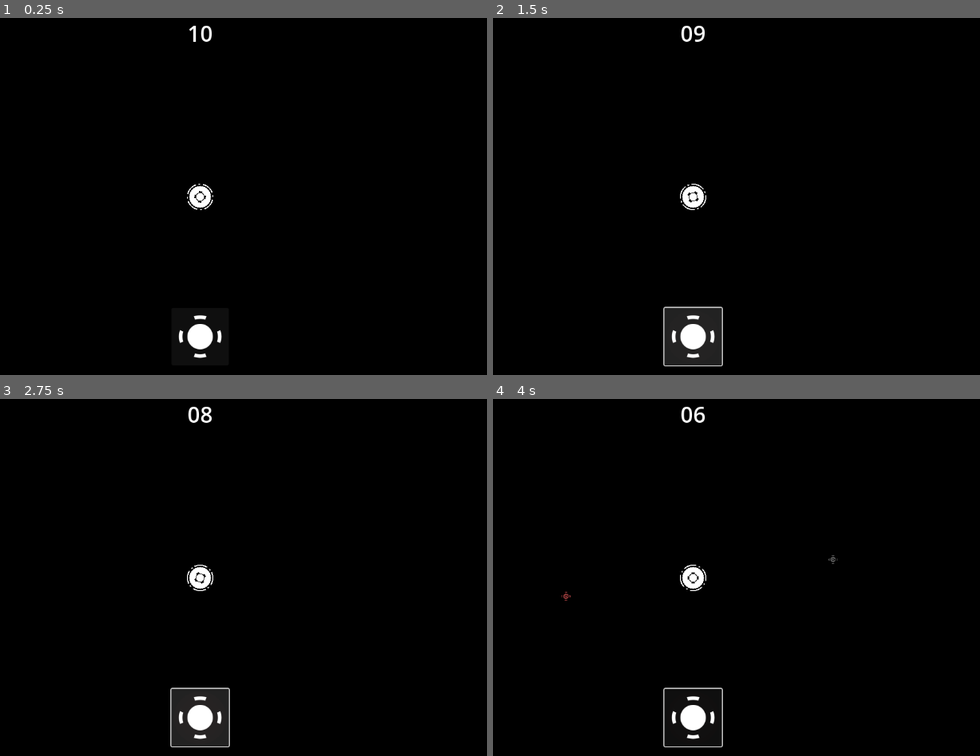
Above: before the commit, frames 1-4 (two rows, left to right).
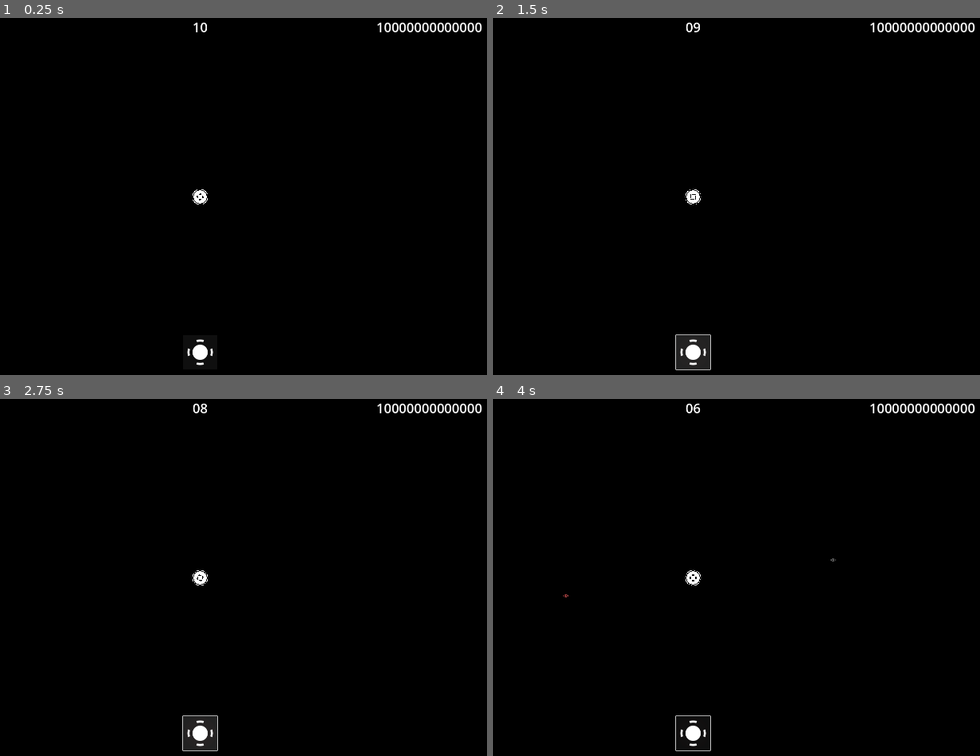
Above: after the commit, the same moments.

Repository: Van-Fim/r-game
Game: Godot game, scene res://Scenes/scene.tscn
Two runs of this game, one before a commit and one after it. Both use one fixed random seed, a clock stepped at 60 frames per second and the inputs below.
Inputs (mouse positions are in pixels of both pictures, inside the frame that each line leads up to; where the layout moved, square brackets give the same spot in the first picture):
- Up to frame 1 (0.25 s): no input
- Up to frame 2 (1.5 s): click (692, 353) [692, 335] at 0.5 s; click (692, 353) [692, 335] at 1.25 s
- Up to frame 3 (2.75 s): click (199, 734) [199, 716] at 2 s
- Up to frame 4 (4 s): tap Enter at 2.75 s; move the mouse to (833, 559) at 2.77 s; click (833, 559) at 2.92 s; tap Space at 3.5 s; move the mouse to (566, 595) at 3.52 s; click (566, 595) at 3.67 s

The runs differ from the first frame. In frame 1, 1.2% of the frame differs, in the area x 36-100%, y 1-98%; in frame 2, 2.5%; in frame 3, 2.5%, in the area x 34-100%, y 1-99%; in frame 4, 1.5%.

Commit message:
стрельба и исправления

Diff:
--- a/Objects/Projectiles/projectile01.tscn
+++ b/Objects/Projectiles/projectile01.tscn
@@ -16,3 +16,7 @@
 
 [node name="CollisionShape2D" type="CollisionShape2D" parent="."]
 shape = SubResource("CircleShape2D_75e0f")
+
+[node name="Line2D" type="Line2D" parent="."]
+
+[connection signal="area_entered" from="." to="." method="_on_enemyarea_entered"]
--- a/Objects/Towers/tower01.tscn
+++ b/Objects/Towers/tower01.tscn
@@ -57,6 +57,7 @@
 tower_range = NodePath("tower_range")
 detection_area = NodePath("detection_range")
 detection_shape = NodePath("detection_range/CollisionShape2D")
+fire_rate = 0.3
 
 [node name="ANIM01" type="AnimationPlayer" parent="."]
 root_node = NodePath("../Ring1")
--- a/Scenes/scene.tscn
+++ b/Scenes/scene.tscn
@@ -46,6 +46,18 @@
 label_settings = SubResource("LabelSettings_gjdyk")
 horizontal_alignment = 1
 
+[node name="Money" type="Label" parent="CanvasLayer2"]
+anchors_preset = 1
+anchor_left = 1.0
+anchor_right = 1.0
+offset_left = -222.0
+offset_right = -108.0
+offset_bottom = 55.0
+grow_horizontal = 0
+text = "10000000000000"
+label_settings = SubResource("LabelSettings_gjdyk")
+horizontal_alignment = 1
+
 [node name="Ui" type="Control" parent="CanvasLayer2"]
 layout_mode = 3
 anchors_preset = 12
--- a/Scripts/enemy.gd
+++ b/Scripts/enemy.gd
@@ -1,9 +1,11 @@
 extends Node2D
 
-var speed = 500
+@export var hp = 200
+@export var speed = 470
 # Called when the node enters the scene tree for the first time.
 func _ready() -> void:
 	GameManager.enemy_killed_event.connect(_on_killed_event)
+	GameManager.enemy_take_damage_event.connect(_on_take_damage_event)
 
 func _on_killed_event(node):
 	if node != self:
@@ -12,6 +14,13 @@
 	queue_free()
 	if LevelSpawner.active_enemies.size() == 0:
 		GameManager.all_enemies_are_killed.emit()
+
+func _on_take_damage_event(node, damage):
+	if node != self:
+		return
+	hp -= damage
+	if hp <= 0:
+		GameManager.enemy_killed_event.emit(node)
 
 # Called every frame. 'delta' is the elapsed time since the previous frame.
 func _process(delta: float) -> void:
--- a/Scripts/gameManager.gd
+++ b/Scripts/gameManager.gd
@@ -2,7 +2,9 @@
 var base:Node2D
 var camera:Camera2D
 var timer:Label
+var money = 6000
 signal enemy_killed_event(node)
+signal enemy_take_damage_event(node, damage)
 signal all_enemies_are_killed()
 func _ready():
 	var main_node = get_tree().current_scene
--- a/Scripts/projectile.gd
+++ b/Scripts/projectile.gd
@@ -1,12 +1,44 @@
 extends Area2D
-class_name TowerProjectile # Это позволяет Godot знать, что это за тип объекта
+class_name TowerProjectile
 
 var target
-var speed = 2000.0
+var speed = 4000.0
+var damage = 50
 var direction = Vector2.ZERO
+var is_ready:bool = false
+@onready var trail = $Line2D # Предполагаем, что Line2D добавлен в сцену снаряда
+
+func _ready():
+	# Настраиваем линию: убираем ширину, чтобы она была аккуратной,
+	# и ставим антиалиасинг (в инспекторе или тут)
+	trail.width = 2.0
+	trail.default_color = Color(1, 1, 1, 0.8) # Белый полупрозрачный
 
 func _process(delta: float) -> void:
-	if !target:
+	if not is_ready:
 		pass
+	if not is_instance_valid(target):
+		queue_free()
+		return
+
 	var direction = (target.global_position - global_position).normalized()
 	global_position += direction * speed * delta
+
+	# Обновляем хвост: добавляем текущую позицию в начало линии
+	# Чтобы хвост оставался в мире, а не двигался вместе со снарядом,
+	# нам нужно переносить точки линии в глобальные координаты
+	trail.global_position = Vector2.ZERO # Обнуляем позицию самого узла Line2D
+
+	# Добавляем новую точку в конец списка точек Line2D
+	trail.add_point(global_position)
+
+	# Ограничиваем длину хвоста, чтобы он не рос бесконечно
+	if trail.points.size() > 10:
+		trail.remove_point(0)
+
+
+func _on_enemyarea_entered(enemy: Area2D) -> void:
+	if enemy.is_in_group("enemies"):
+		GameManager.enemy_take_damage_event.emit(enemy, damage)
+		queue_free()
+		return
--- a/Scripts/tower.gd
+++ b/Scripts/tower.gd
@@ -7,6 +7,8 @@
 @export var detection_shape:CollisionShape2D
 @export var fire_rate = 1.0 # Выстрел раз в секунду
 var fire_timer = 0.0
+var fire_range = 0.0
+@export var rotation_speed = 5.0
 var target = null
 var animationPlayer:AnimationPlayer
 func collect_sprites():
@@ -22,6 +24,11 @@
 func init():
 	recolor(Color(1,1,1,1))
 	animationPlayer.play("spin")
+	var texture_size = tower_range.texture.get_size()
+	fire_range = texture_size.x/2
+	# Предположим, detection_shape — это ваш узел CollisionShape2D
+	var shape_res = detection_shape.shape
+	shape_res.radius = fire_range
 
 func recolor(newColor:Color):
 	for sp:Sprite2D in tower_sprites:
@@ -33,23 +40,24 @@
 
 # Called every frame. 'delta' is the elapsed time since the previous frame.
 func _process(delta: float) -> void:
-	var texture_size = tower_range.texture.get_size()
-	var size = texture_size.x/2
-	# Предположим, detection_shape — это ваш узел CollisionShape2D
-	var shape_res = detection_shape.shape
-	shape_res.radius = size
 	find_target()
 	if target:
 		var target_pos = target.global_position
 		var direction = (target_pos - turret_sprite.global_position).normalized()
 		var target_angle = direction.angle()
+		turret_sprite.rotation = rotate_toward(turret_sprite.rotation, target_angle, rotation_speed * delta)
 
-		# rotate_toward позволяет избежать резких скачков
-		turret_sprite.rotation = rotate_toward(turret_sprite.rotation, target_angle, 5.0 * delta)
 	fire_timer += delta
-	if target and fire_timer >= fire_rate:
-		shoot(target)
-		fire_timer = 0.0
+
+	if target:
+		var dist = global_position.distance_to(target.global_position)
+		var direction_to_target = (target.global_position - turret_sprite.global_position).normalized()
+		var angle_diff = abs(angle_difference(turret_sprite.rotation, (target.global_position - turret_sprite.global_position).angle()))
+
+		# Теперь мы проверяем всё вместе: время, угол и дистанцию
+		if fire_timer >= fire_rate and angle_diff < 0.2 and dist < fire_range:
+			shoot(target)
+			fire_timer = 0.0 # Сбрасываем ТУТ, только когда выстрел произошел
 
 func shoot(shotTarget):
 	var projectile_scene = load("res://Objects/Projectiles/" + projectileName + ".tscn")
@@ -64,6 +72,7 @@
 
 	# Добавляем снаряд в корень сцены, чтобы он не двигался вместе с башней
 	BuildManager.sceneNode.add_child(projectile)
+	projectile.is_ready = true
 
 func find_target():
 	var enemies = detection_area.get_overlapping_areas()
--- a/project.godot
+++ b/project.godot
@@ -21,6 +21,14 @@
 LevelSpawner="*res://Scripts/levelSpawner.gd"
 BuildManager="*res://Scripts/buildManager.gd"
 
+[display]
+
+window/size/viewport_width=1920
+window/size/viewport_height=1080
+window/size/mode=3
+
 [rendering]
 
 viewport/hdr_2d=true
+anti_aliasing/quality/msaa_2d=2
+anti_aliasing/quality/msaa_3d=2
Not shown, changed: export_presets.cfg
